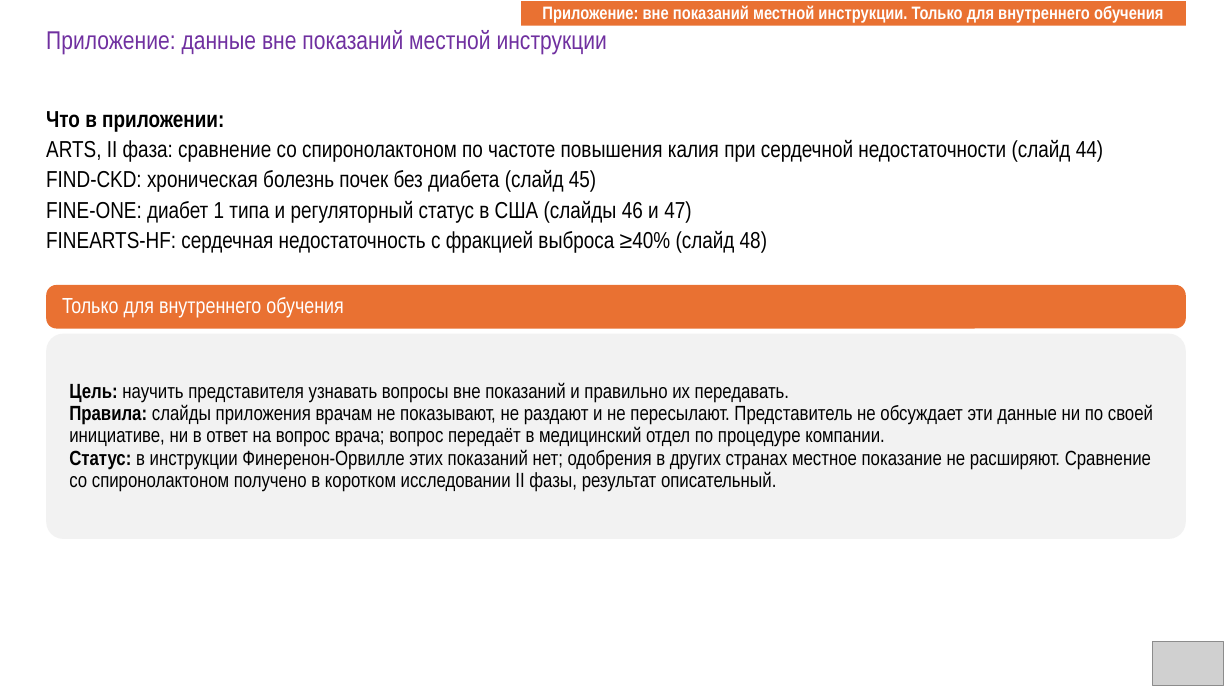
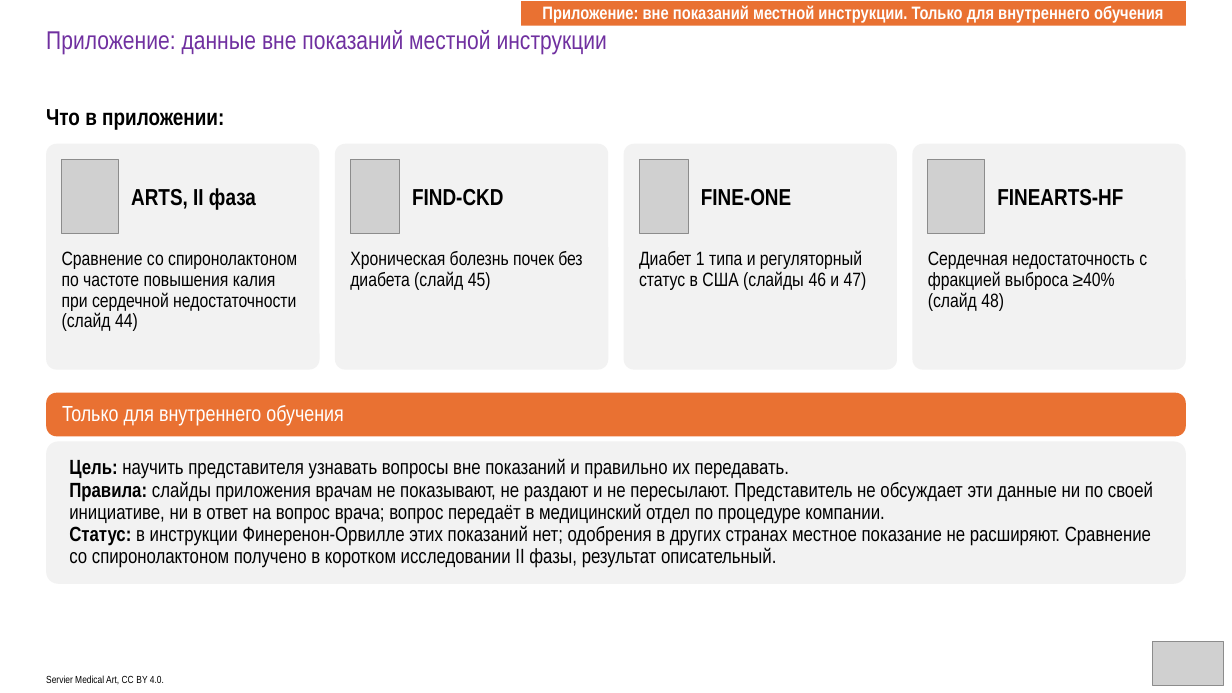
Before and after one commit to drabdulbosit1-eng/my-test-cloud, a slide deck: slide 43 of finerenone/Finerenone_Levin_reviewed.pptx. Drawn at 1232x693 pixels with LibreOffice and Linux fonts; fonts in the diff are those of the drawing; grey boxes stand for pictures. Boxes give left, top, right and bottom in pixels: in the first picture for what was removed or moved away, otherwise in the second. Text is boxed around its words. In the diff, an @@ line names an element or a change of style, - is before the commit and + after.

```diff
--- a/finerenone/Finerenone_Levin_reviewed.pptx
+++ b/finerenone/Finerenone_Levin_reviewed.pptx
@@ text removed at <box>46,111,1103,253</box> @@
-Что в приложении:
-ARTS, II фаза: сравнение со спиронолактоном по частоте повышения калия при сердечной недостаточности (слайд 44)
-FIND-CKD: хроническая болезнь почек без диабета (слайд 45)
-FINE-ONE: диабет 1 типа и регуляторный статус в США (слайды 46 и 47)
-FINEARTS-HF: сердечная недостаточность с фракцией выброса ≥40% (слайд 48)
@@ text added at <box>46,109,224,130</box>, 18 pt, text #000000, bold @@
+Что в приложении:
@@ rounded rectangle added at <box>46,144,320,370</box>, fill #F2F2F2 @@
@@ rounded rectangle added at <box>335,144,608,370</box>, fill #F2F2F2 @@
@@ rounded rectangle added at <box>624,144,897,370</box>, fill #F2F2F2 @@
@@ rounded rectangle added at <box>913,144,1187,370</box>, fill #F2F2F2 @@
@@ picture added at <box>62,159,118,234</box> @@
@@ picture added at <box>350,159,399,234</box> @@
@@ picture added at <box>640,159,689,234</box> @@
@@ picture added at <box>928,159,984,234</box> @@
@@ text added at <box>131,188,256,210</box>, 18 pt, text #000000, bold @@
+ARTS, II фаза
@@ text added at <box>412,189,503,206</box>, 18 pt, text #000000, bold @@
+FIND-CKD
@@ text added at <box>701,189,791,206</box>, 18 pt, text #000000, bold @@
+FINE-ONE
@@ text added at <box>997,189,1123,206</box>, 18 pt, text #000000, bold @@
+FINEARTS-HF
@@ text added at <box>62,251,297,331</box>, 15 pt, text #000000 @@
+Сравнение со спиронолактоном по частоте повышения калия при сердечной недостаточности (слайд 44)
@@ text added at <box>350,251,582,290</box>, 15 pt, text #000000 @@
+Хроническая болезнь почек без диабета (слайд 45)
@@ text added at <box>639,250,867,290</box>, 15 pt, text #000000 @@
+Диабет 1 типа и регуляторный статус в США (слайды 46 и 47)
@@ text added at <box>928,251,1147,311</box>, 15 pt, text #000000 @@
+Сердечная недостаточность с фракцией выброса ≥40% (слайд 48)
@@ rounded rectangle "Только для внутреннего обучения": place and size @@
-rounded rectangle "Только для внутреннего обучения" at <box>46,285,1186,328</box>
+rounded rectangle "Только для внутреннего обучения" at <box>46,393,1186,436</box>
@@ rounded rectangle: place and size @@
-rounded rectangle at <box>46,334,1186,539</box>
+rounded rectangle at <box>46,442,1186,584</box>
@@ text "Цель: научить представителя узнавать вопросы ...": place and size @@
-text "Цель: научить представителя узнавать вопросы ..." at <box>69,382,1153,491</box>
+text "Цель: научить представителя узнавать вопросы ..." at <box>69,458,1153,568</box>
@@ text added at <box>46,675,164,684</box>, 8 pt, text #000000 @@
+Servier Medical Art, CC BY 4.0.
```
Also in this commit, not shown: 4 other slides changed, 1 other file.
